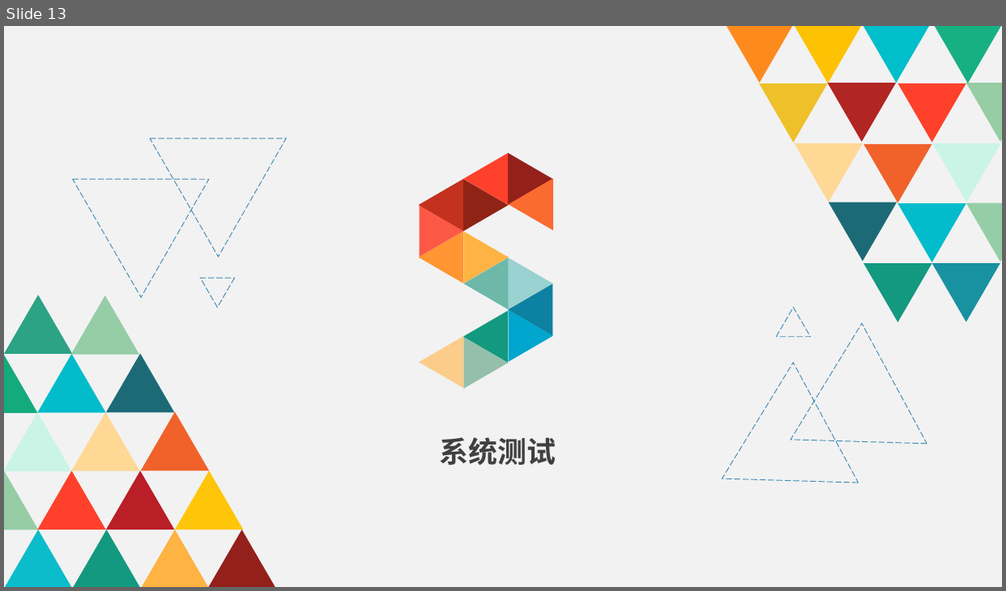
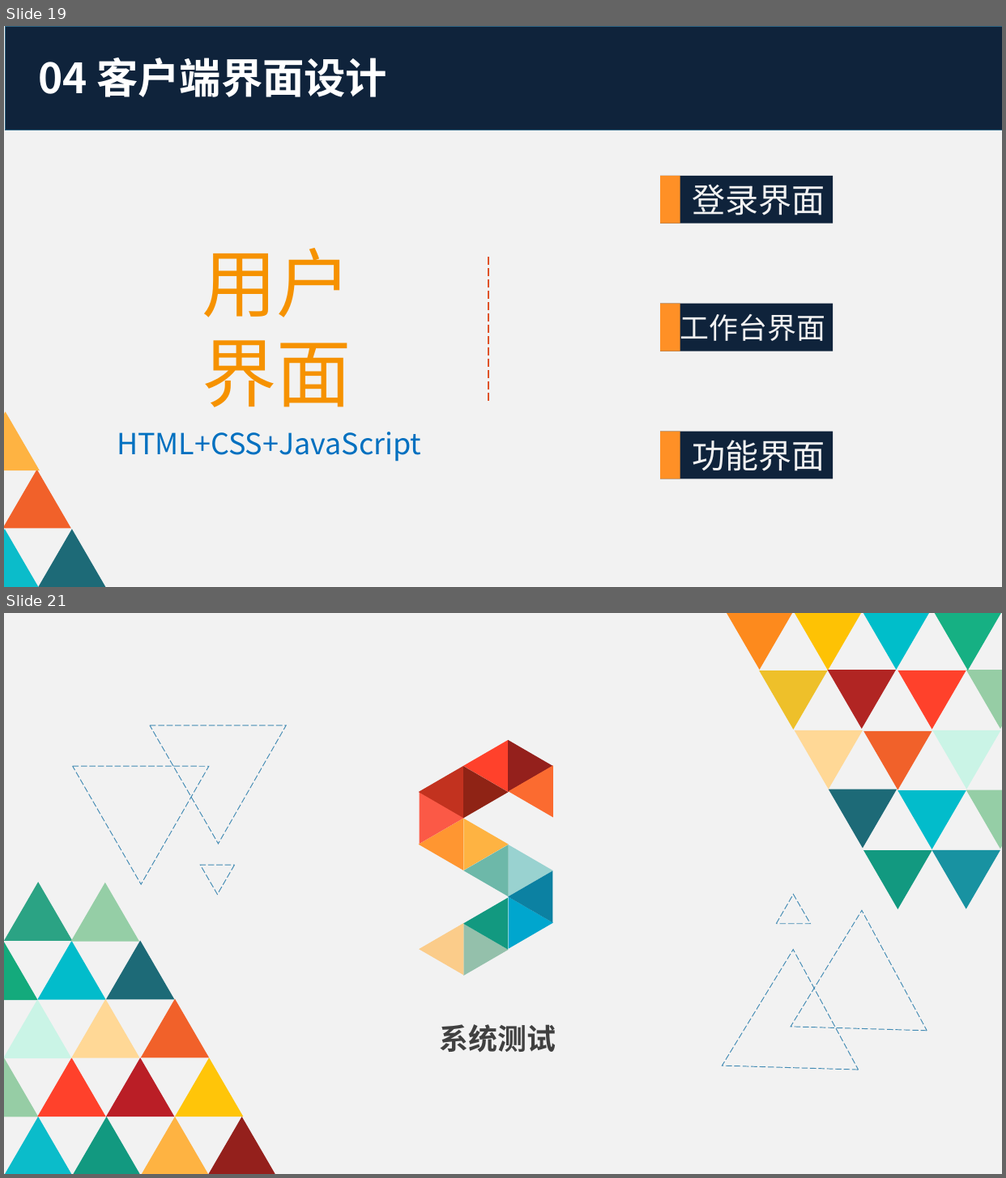
Before and after one commit to reduceme/paper, a slide deck: 毕业答辩PPT.pptx. Shown one above the other, each under a label of ours: slide 13 before the commit, slides 19 and 21 after it; the slides between them are not shown. The pictures are 1006x591 and 1006x1178 pixels, drawn with LibreOffice and Linux fonts; fonts in the diff are those of the drawing; background and template pictures are left out. Boxes give left, top, right and bottom in pixels: in the first picture for what was removed or moved away, otherwise in the second. Text is boxed around its words. In the diff, an @@ line names an element or a change of style, - is before the commit and + after.

```diff
--- a/毕业答辩PPT.pptx
+++ b/毕业答辩PPT.pptx
@@ slide 19 added at box(4, 26, 1002, 587), background #FFFFFF @@
@@ rectangle added at box(4, 26, 1002, 587), fill #F2F2F2 @@
@@ rectangle added at box(5, 26, 1002, 130), fill #0F233B, outline #306684 1 pt @@
@@ text added at box(38, 58, 387, 97), 40 pt, text #FFFFFF, bold @@
+04 客户端界面设计
@@ rectangle added at box(661, 176, 833, 224), fill #0F233B, 32 pt, text #F2F2F2 @@
+登录界面
@@ rectangle added at box(661, 176, 680, 224), fill #FF9026 @@
@@ text added at box(202, 248, 351, 408), 72 pt, text #F69200 @@
+用户界面
@@ line added from (488, 401) to (488, 254), #DF5327 1 pt dashed @@
@@ rectangle added at box(661, 304, 833, 352), fill #0F233B, 28 pt, text #F2F2F2 @@
+工作台界面
@@ rectangle added at box(661, 304, 680, 352), fill #FF9026 @@
@@ freeform shape added at box(4, 412, 39, 472), fill #FEB342 @@
@@ text added at box(117, 432, 421, 462), 28 pt, text #0070C0 @@
+HTML+CSS+JavaScript
@@ rectangle added at box(661, 432, 833, 480), fill #0F233B, 32 pt, text #F2F2F2 @@
+功能界面
@@ rectangle added at box(661, 431, 680, 479), fill #FF9026 @@
@@ triangle added at box(4, 470, 70, 529), fill #F1612A @@
@@ freeform shape added at box(4, 529, 39, 587), fill #0BBCCA @@
@@ triangle added at box(38, 529, 106, 587), fill #1D6A77 @@
@@ what was slide 13 is now slide 21 @@
```
Also in this commit, not shown: 4 slides changed, 7 other slides added.
